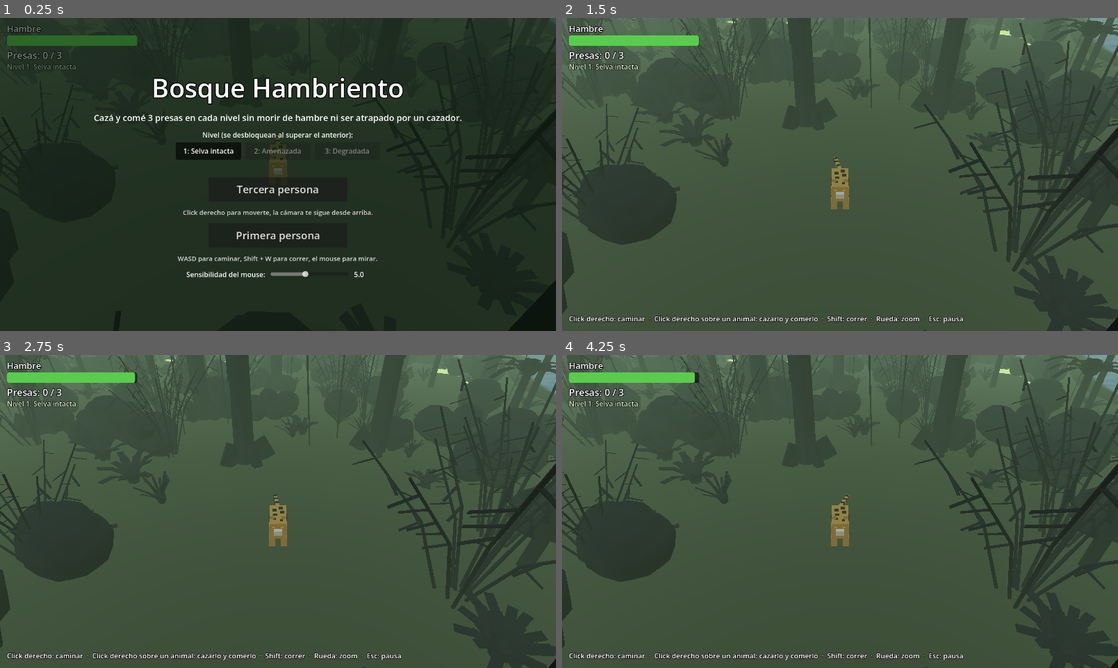
Above: before the commit, frames 1-4 (two rows, left to right).
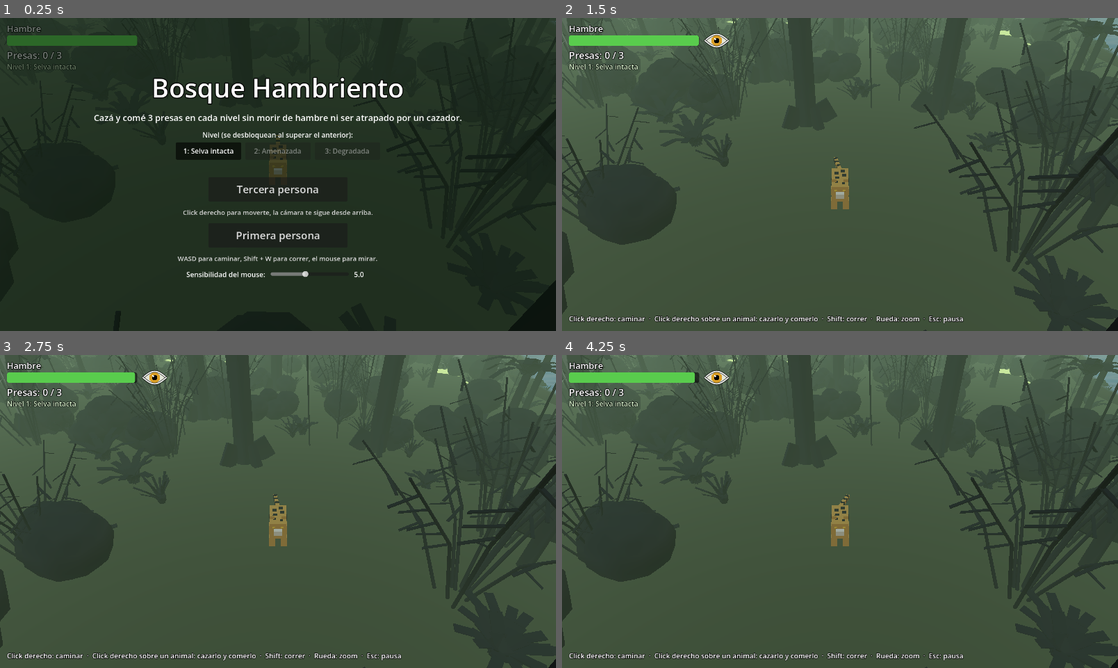
Above: after the commit, the same moments.

Repository: franco-marin/Proyecto_CDEV
Game: Godot game, scene res://escenas/main.tscn
Two runs of this game, one before a commit and one after it. Both use one fixed random seed, a clock stepped at 60 frames per second and the inputs below.
Inputs (mouse positions are in pixels of both pictures, inside the frame that each line leads up to):
- Up to frame 1 (0.25 s): no input
- Up to frame 2 (1.5 s): click "1: Selva intacta" at 0.5 s; click "Tercera persona" at 1.25 s
- Up to frame 3 (2.75 s): move the mouse to (400, 495) at 2.02 s; press the mouse at (400, 495) at 2.03 s; hold D (derecha) from 2.03 s (still down)
- Up to frame 4 (4.25 s): tap Enter at 2.75 s; move the mouse to (728, 527) at 2.77 s; release D (derecha) at 2.78 s; release the mouse at (728, 527) at 2.78 s; hold S (atras) 2.78-3.53 s; tap E (comer) at 2.85 s; click (728, 527) at 2.92 s; tap Space at 3.5 s; move the mouse to (895, 442) at 3.52 s; hold D (derecha) from 3.53 s (still down); hold Shift (correr) from 3.53 s (still down); click (895, 442) at 3.67 s

The runs differ from the first frame. In frame 1, less than 0.1% of the frame differs, in the area x 99-100%, y 0-1%; in frame 2, 0.2%, in the area x 25-100%, y 4-11%; in frame 3, 0.2%; in frame 4, 0.2%.

Commit message:
Ícono de ojo, cobertura más fuerte y pasto y piedras en las orillas
- El aviso "Oculto en la maleza" se reemplaza por un ícono de ojo junto a la
  barra de hambre: abierto si te pueden ver, cerrado si estás en la maleza.
- La maleza esconde más: animales y cazadores solo te ven desde el 30 % de su
  distancia de visión (antes, el 50 %).
- Pasto y piedras a lo largo de las orillas del río (algunas piedras dentro del
  agua), dibujados con MultiMesh. Son decoración: no esconden ni tienen colisión.

Co-Authored-By: Claude Opus 5.5 <noreply@anthropic.com>

Diff:
--- a/escenas/main.tscn
+++ b/escenas/main.tscn
@@ -5,6 +5,7 @@
 [ext_resource type="PackedScene" path="res://escenas/jugador.tscn" id="3_jugador"]
 [ext_resource type="PackedScene" path="res://escenas/marcador.tscn" id="4_marcador"]
 [ext_resource type="Script" path="res://scripts/menu_pausa.gd" id="5_menu_pausa"]
+[ext_resource type="Script" path="res://scripts/icono_ojo.gd" id="6_icono_ojo"]
 
 [sub_resource type="ProceduralSkyMaterial" id="SkyMat"]
 
@@ -156,6 +157,14 @@
 theme_override_styles/fill = SubResource("BarraRelleno")
 value = 100.0
 show_percentage = false
+
+[node name="Ojo" type="Control" parent="HUD"]
+offset_left = 326.0
+offset_top = 28.0
+offset_right = 386.0
+offset_bottom = 76.0
+mouse_filter = 2
+script = ExtResource("6_icono_ojo")
 
 [node name="Contador" type="Label" parent="HUD"]
 offset_left = 16.0
--- a/scripts/animales/animal_ia.gd
+++ b/scripts/animales/animal_ia.gd
@@ -33,8 +33,8 @@
 
 ## Segundos que queda en el suelo después de caer, si nadie se lo come.
 const SEGUNDOS_ABATIDO := 60.0
-## Si el yaguareté está escondido en la maleza, lo ven desde la mitad de distancia.
-const FACTOR_COBERTURA := 0.5
+## Si el yaguareté está escondido en la maleza, solo lo ven desde el 30 % de la distancia.
+const FACTOR_COBERTURA := 0.3
 
 var estado: Estado = Estado.DEAMBULAR
 ## Lo que está persiguiendo, de lo que huye o la fruta a la que va. Sin tipo a propósito:
@@ -125,7 +125,7 @@
 
 
 ## Devuelve al yaguareté si lo ve a menos de "distancia". Si está escondido en la
-## maleza, solo lo ve desde la mitad de esa distancia.
+## maleza, solo lo ve desde una fracción de esa distancia (FACTOR_COBERTURA).
 func ver_al_jugador(distancia: float) -> Node3D:
 	var jugador = get_tree().get_first_node_in_group("jugador")
 	if not es_valido(jugador):
--- a/scripts/flora/fabrica_flora.gd
+++ b/scripts/flora/fabrica_flora.gd
@@ -9,7 +9,7 @@
 ## en UNA sola malla con SurfaceTool. Cada especie tiene unas pocas variantes que se
 ## generan una sola vez y se reutilizan: todos los "palo rosa variante 2" comparten malla.
 
-enum Especie { PALO_ROSA, TIMBO, LAPACHO, PINDO, CHACHI, TACUARA, HELECHO, CARAGUATA, ARBUSTO }
+enum Especie { PALO_ROSA, TIMBO, LAPACHO, PINDO, CHACHI, TACUARA, HELECHO, CARAGUATA, ARBUSTO, PASTO, PIEDRA }
 
 const VARIANTES := 4
 const SHADER := preload("res://recursos/vegetacion.gdshader")
@@ -32,6 +32,9 @@
 	"caraguata": Color(0.34, 0.47, 0.21),
 	"caraguata_centro": Color(0.78, 0.15, 0.16),
 	"arbusto": Color(0.16, 0.35, 0.13),
+	"pasto": Color(0.42, 0.55, 0.2),
+	"pasto_seco": Color(0.6, 0.58, 0.32),
+	"piedra": Color(0.46, 0.45, 0.42),
 }
 
 ## Materiales del sotobosque: se recortan alrededor del jugador ("moverse entre la maleza").
@@ -89,6 +92,10 @@
 			_caraguata(piezas, azar)
 		Especie.ARBUSTO:
 			_arbusto(piezas, azar)
+		Especie.PASTO:
+			_pasto(piezas, azar)
+		Especie.PIEDRA:
+			_piedra(piezas, azar)
 	datos["malla"] = piezas.construir()
 	return datos
 
@@ -225,6 +232,30 @@
 	piezas.agregar(_esfera(), _escalado(Vector3(0, 0.25, 0), Vector3(0.18, 0.3, 0.18)), "caraguata_centro")
 
 
+## Mata de pasto de la orilla: hojas finas que se abren. Es baja: no tapa ni esconde.
+static func _pasto(piezas: Piezas, azar: RandomNumberGenerator) -> void:
+	for i in azar.randi_range(12, 18):
+		var giro := azar.randf() * TAU
+		var hoja := Transform3D(Basis(Vector3.UP, giro) * Basis(Vector3.RIGHT, -azar.randf_range(0.9, 1.4)),
+			Vector3(azar.randf_range(-0.12, 0.12), 0, azar.randf_range(-0.12, 0.12)))
+		var largo := azar.randf_range(0.3, 0.6)
+		piezas.agregar(_caja(Vector3(0.03, 0.01, largo)), hoja.translated_local(Vector3(0, 0, largo / 2.0)),
+			"pasto" if azar.randf() < 0.75 else "pasto_seco")
+
+
+## Piedra de río: uno a tres bloques redondeados y facetados, con algo de musgo arriba.
+static func _piedra(piezas: Piezas, azar: RandomNumberGenerator) -> void:
+	for i in azar.randi_range(1, 3):
+		var radio := azar.randf_range(0.25, 0.6) / (1.0 + i * 0.4)
+		var centro := Vector3(azar.randf_range(-0.35, 0.35) * i, radio * 0.35, azar.randf_range(-0.35, 0.35) * i)
+		var roca := _esfera()
+		roca.radial_segments = 6
+		roca.rings = 3
+		piezas.agregar(roca, _escalado(centro, Vector3(radio * 1.2, radio * 0.7, radio)), "piedra")
+		if azar.randf() < 0.5:
+			piezas.agregar(_esfera(), _escalado(centro + Vector3(0, radio * 0.45, 0), Vector3(radio * 0.7, radio * 0.12, radio * 0.6)), "musgo")
+
+
 ## Arbusto denso del sotobosque (corta la visión a la altura del yaguareté).
 static func _arbusto(piezas: Piezas, azar: RandomNumberGenerator) -> void:
 	for i in azar.randi_range(4, 6):
--- /dev/null
+++ b/scripts/icono_ojo.gd
@@ -0,0 +1,62 @@
+extends Control
+## Ícono de un ojo en el HUD: abierto cuando al yaguareté lo pueden ver y cerrado
+## cuando está escondido en la maleza. Se dibuja con código en _draw().
+
+const COLOR_LINEA := Color(1, 1, 1, 0.95)
+const COLOR_SOMBRA := Color(0, 0, 0, 0.6)
+const COLOR_BLANCO := Color(0.95, 0.95, 0.9, 0.9)
+const COLOR_IRIS := Color(0.85, 0.62, 0.15)  # ámbar, como el ojo del yaguareté
+
+var cerrado := false:
+	set(valor):
+		if valor != cerrado:
+			cerrado = valor
+			queue_redraw()
+
+
+func _draw() -> void:
+	var centro := size / 2.0
+	var ancho := size.x * 0.45
+	var alto := size.y * 0.3
+	if cerrado:
+		_ojo_cerrado(centro, ancho, alto)
+	else:
+		_ojo_abierto(centro, ancho, alto)
+
+
+func _ojo_abierto(centro: Vector2, ancho: float, alto: float) -> void:
+	# Forma de almendra: un arco arriba y otro abajo.
+	var arriba := _arco(centro, ancho, -alto)
+	var abajo := _arco(centro, ancho, alto)
+	var contorno := arriba.duplicate()
+	for i in range(abajo.size() - 1, -1, -1):
+		contorno.append(abajo[i])
+	draw_colored_polygon(contorno, COLOR_BLANCO)
+	draw_circle(centro, alto * 0.85, COLOR_IRIS)
+	draw_circle(centro, alto * 0.42, Color.BLACK)
+	draw_circle(centro + Vector2(-alto * 0.25, -alto * 0.25), alto * 0.15, Color.WHITE)
+	for arco in [arriba, abajo]:
+		draw_polyline(arco, COLOR_SOMBRA, 5.0, true)
+		draw_polyline(arco, COLOR_LINEA, 2.5, true)
+
+
+func _ojo_cerrado(centro: Vector2, ancho: float, alto: float) -> void:
+	# Párpado cerrado: un arco hacia abajo con pestañas.
+	var parpado := _arco(centro, ancho, alto * 0.6)
+	draw_polyline(parpado, COLOR_SOMBRA, 6.0, true)
+	draw_polyline(parpado, COLOR_LINEA, 3.0, true)
+	for t in [0.2, 0.4, 0.6, 0.8]:
+		var x := lerpf(-ancho, ancho, t)
+		var base := centro + Vector2(x, alto * 0.6 * sin(t * PI))
+		var punta := base + Vector2(x * 0.25, alto * 0.7)
+		draw_line(base, punta, COLOR_SOMBRA, 4.0, true)
+		draw_line(base, punta, COLOR_LINEA, 2.0, true)
+
+
+## Puntos de un arco de lado a lado; "altura" negativa curva hacia arriba.
+func _arco(centro: Vector2, ancho: float, altura: float) -> PackedVector2Array:
+	var puntos := PackedVector2Array()
+	for i in 17:
+		var t := i / 16.0
+		puntos.append(centro + Vector2(lerpf(-ancho, ancho, t), altura * sin(t * PI)))
+	return puntos
--- a/scripts/jugador.gd
+++ b/scripts/jugador.gd
@@ -244,8 +244,6 @@
 ## Textos para el HUD con lo que le está pasando ahora.
 func estados_activos() -> Array[String]:
 	var estados: Array[String] = []
-	if oculto:
-		estados.append("Oculto en la maleza")
 	if nadando:
 		estados.append("Nadando")
 	if segundos_sin_correr > 0.0:
--- a/scripts/main.gd
+++ b/scripts/main.gd
@@ -93,6 +93,7 @@
 @onready var aviso_comer: Label = $HUD/Comer
 @onready var mira: ColorRect = $HUD/Mira
 @onready var flecha: Node2D = $HUD/Flecha
+@onready var ojo: Control = $HUD/Ojo
 @onready var menu_inicio: CanvasLayer = $MenuInicio
 @onready var botones_nivel: HBoxContainer = $MenuInicio/Fondo/Centro/Caja/Niveles/Botones
 @onready var deslizador_sensibilidad: HSlider = $MenuInicio/Fondo/Centro/Caja/Sensibilidad/Deslizador
@@ -111,6 +112,7 @@
 	aviso_comer.visible = false
 	mira.visible = false
 	flecha.visible = false
+	ojo.visible = false
 	etiqueta_estado.text = ""
 	etiqueta_nivel.text = nivel.nombre
 	marcador.ocultar()
@@ -136,6 +138,7 @@
 	# 1) El río y la selva. 2) Calcular por dónde se puede caminar ("hornear" la
 	# navegación). Hay que esperar a que termine antes de soltar a los animales.
 	_crear_rio()
+	_decorar_orillas()
 	_generar_bosque()
 	navegacion.bake_navigation_mesh(true)
 	await navegacion.bake_finished
@@ -161,6 +164,8 @@
 		aviso.visible = cazador != null
 		_actualizar_flecha(cazador)
 		_actualizar_estado(delta)
+		# Ojo cerrado: está escondido en la maleza y cuesta verlo.
+		ojo.cerrado = jugador.oculto
 		if primera_persona:
 			aviso_comer.text = jugador.accion_disponible()
 			aviso_comer.visible = aviso_comer.text != ""
@@ -196,6 +201,7 @@
 		Input.mouse_mode = Input.MOUSE_MODE_VISIBLE
 		ayuda.text = AYUDA_TERCERA
 	mira.visible = primera_persona
+	ojo.visible = true
 
 	jugando = true
 	menu_pausa.habilitado = true
@@ -291,6 +297,56 @@
 	add_child(rio)
 	rio.generar(Mundo.MITAD_MAPA, nivel.rio_color, nivel.rio_turbidez, nivel.rio_espuma, nivel.botellas_en_rio)
 	Mundo.rio = rio
+
+
+## Pasto y piedras a lo largo de las orillas (algunas piedras quedan dentro del agua).
+## Son decoración: no tienen colisión ni esconden al yaguareté. Como son cientos, se
+## dibujan con MultiMesh: una sola instancia dibuja todas las copias de una malla.
+func _decorar_orillas() -> void:
+	var E := FabricaFlora.Especie
+	var pastos := {}  # variante -> lista de Transform3D
+	var piedras := {}
+	for i in rio.puntos.size():
+		var centro: Vector3 = rio.puntos[i]
+		if absf(centro.x) > Mundo.MITAD_MAPA + 20.0 or absf(centro.z) > Mundo.MITAD_MAPA + 20.0:
+			continue
+		var normal := rio.normal_en(i)
+		var a_lo_largo := rio.direccion_en(i)
+		var medio: float = rio.anchos[i] / 2.0
+		for lado in [-1.0, 1.0]:
+			for k in randi_range(2, 4):
+				var punto: Vector3 = centro + normal * lado * (medio + randf_range(-0.2, 3.5)) \
+					+ a_lo_largo * randf_range(-1.0, 1.0)
+				_agregar_copia(pastos, punto, randf_range(0.8, 1.4))
+			if randf() < 0.35:
+				var punto: Vector3 = centro + normal * lado * (medio + randf_range(-1.5, 1.2))
+				_agregar_copia(piedras, punto, randf_range(0.7, 1.6))
+	for variante in pastos:
+		_multimalla(FabricaFlora.planta(E.PASTO, variante).malla, pastos[variante], false)
+	for variante in piedras:
+		_multimalla(FabricaFlora.planta(E.PIEDRA, variante).malla, piedras[variante], true)
+
+
+## Agrega una copia (en una variante al azar) con un giro y un tamaño al azar.
+func _agregar_copia(copias: Dictionary, punto: Vector3, escala: float) -> void:
+	var variante := randi() % FabricaFlora.VARIANTES
+	if not copias.has(variante):
+		copias[variante] = []
+	copias[variante].append(Transform3D(Basis(Vector3.UP, randf() * TAU).scaled(Vector3.ONE * escala), punto))
+
+
+func _multimalla(malla: Mesh, transformaciones: Array, con_sombra: bool) -> void:
+	var multi := MultiMesh.new()
+	multi.transform_format = MultiMesh.TRANSFORM_3D
+	multi.mesh = malla
+	multi.instance_count = transformaciones.size()
+	for i in transformaciones.size():
+		multi.set_instance_transform(i, transformaciones[i])
+	var instancia := MultiMeshInstance3D.new()
+	instancia.multimesh = multi
+	instancia.cast_shadow = GeometryInstance3D.SHADOW_CASTING_SETTING_ON if con_sombra \
+		else GeometryInstance3D.SHADOW_CASTING_SETTING_OFF
+	rio.add_child(instancia)
 
 
 ## Genera la selva por estratos, como en la selva paranaense: primero los árboles
--- a/scripts/rio.gd
+++ b/scripts/rio.gd
@@ -99,6 +99,17 @@
 	return clampi(int(round((a_lo_largo - _inicio) / PASO)), 0, puntos.size() - 1)
 
 
+## Dirección perpendicular al cauce en el punto i (hacia una de las orillas).
+func normal_en(i: int) -> Vector3:
+	return _normal(i)
+
+
+## Dirección en la que corre el río en el punto i.
+func direccion_en(i: int) -> Vector3:
+	var normal := _normal(i)
+	return Vector3(normal.z, 0, -normal.x)
+
+
 ## Dirección perpendicular al cauce en el punto i (en el plano del suelo).
 func _normal(i: int) -> Vector3:
 	var antes := puntos[maxi(i - 1, 0)]
Binary file added: capturas/ojo_abierto_nadando.png
Not shown, added: capturas/ojo_abierto_nadando.png.import
Binary file added: capturas/ojo_cerrado_orilla.png
Not shown, added: capturas/ojo_cerrado_orilla.png.import
Not shown, added: scripts/icono_ojo.gd.uid
